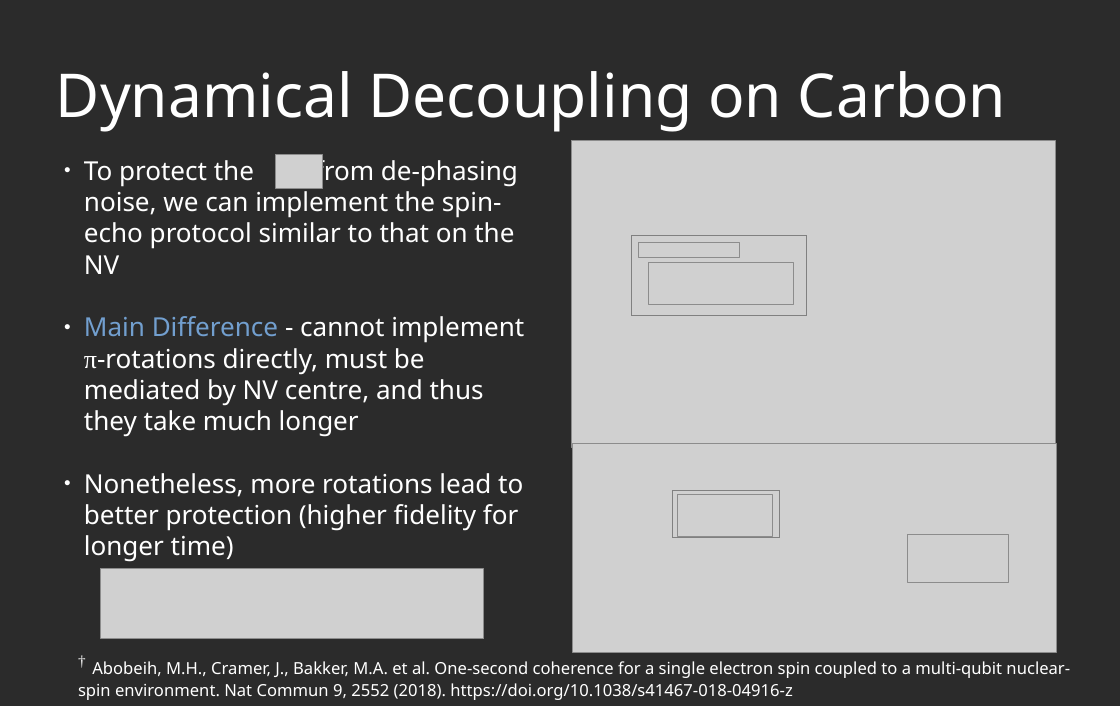
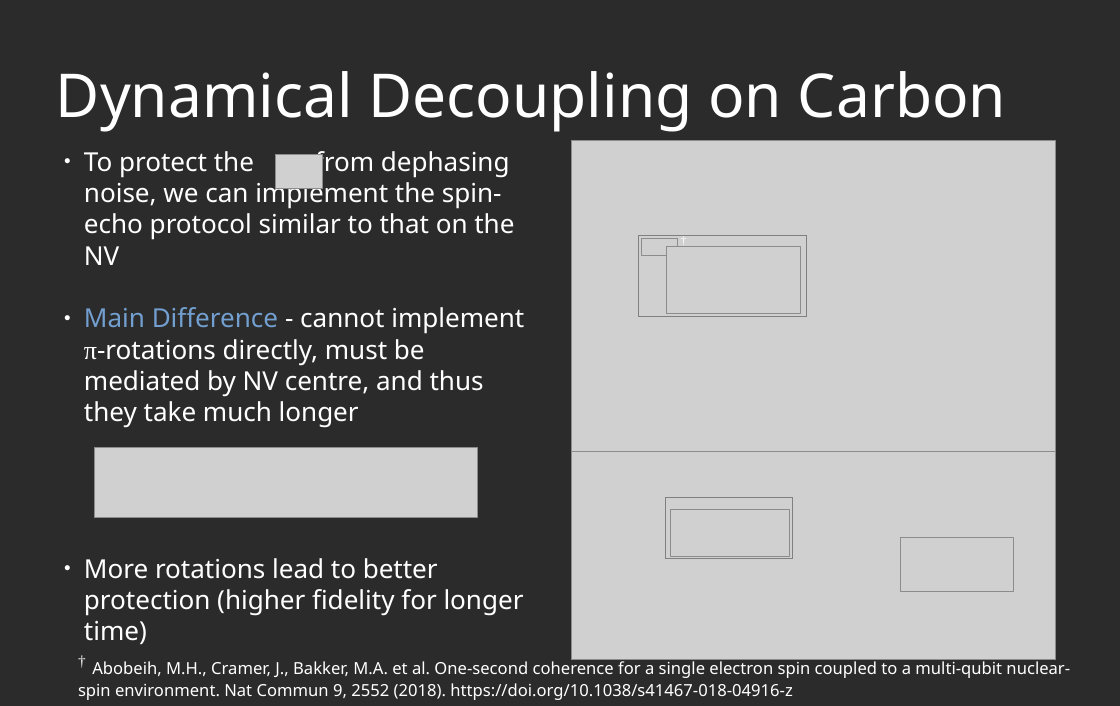
Before and after one commit to AGaliciaMartinez/Final-Project-Computational-Physics, a slide deck: slide 12 of presentation/NV_Carbons_presentation.odp (slide 13 before the commit). Drawn at 1120x706 pixels with LibreOffice and Linux fonts; fonts in the diff are those of the drawing; grey boxes stand for pictures; background and template pictures are left out; a plain dark background stands for a picture behind light text. Boxes give left, top, right and bottom in pixels: in the first picture for what was removed or moved away, otherwise in the second. Text is boxed around its words. In the diff, an @@ line names an element or a change of style, - is before the commit and + after.

Commit message:
Final version of presentation?

```diff
--- a/presentation/NV_Carbons_presentation.odp
+++ b/presentation/NV_Carbons_presentation.odp
@@ picture: place and size @@
-picture at (571, 140, 1055, 446)
+picture at (571, 140, 1055, 452)
@@ text at (84, 151, 514, 265): text changed @@
-● To protect the from de-phasing noise, we can implement the spin-echo protocol similar to that on the NV
+● To protect the from dephasing noise, we can implement the spin-echo protocol similar to that on the NV
@@ rectangle: place and size @@
-rectangle at (632, 236, 807, 316)
+rectangle at (639, 236, 807, 316)
@@ picture: place and size @@
-picture at (639, 242, 739, 257)
+picture at (641, 239, 677, 256)
@@ text added at (677, 229, 729, 249), 10 pt, text #FFFFFF @@
+†
@@ picture: place and size @@
-picture at (649, 262, 793, 304)
+picture at (666, 247, 800, 313)
@@ picture: place and size @@
-picture at (101, 569, 484, 639)
+picture at (94, 447, 477, 517)
@@ picture: place and size @@
-picture at (572, 444, 1057, 652)
+picture at (571, 452, 1055, 660)
@@ rectangle: place and size @@
-rectangle at (672, 491, 779, 538)
+rectangle at (666, 498, 794, 558)
@@ picture: place and size @@
-picture at (678, 495, 773, 536)
+picture at (670, 509, 790, 557)
@@ picture: place and size @@
-picture at (907, 534, 1008, 582)
+picture at (901, 537, 1013, 592)
@@ text at (84, 558, 524, 644): text changed @@
-● Nonetheless, more rotations lead to better protection (higher fidelity for longer time)
+● More rotations lead to better protection (higher fidelity for longer time)
```
Also in this commit, not shown: 6 other slides changed, 2 slides added, 2 slides removed, 2 other files.
